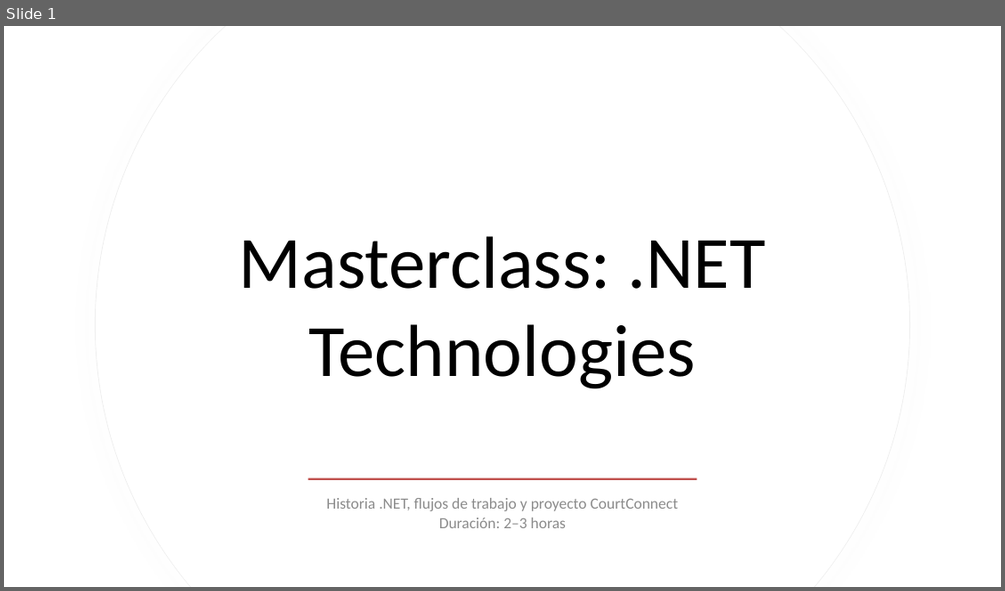
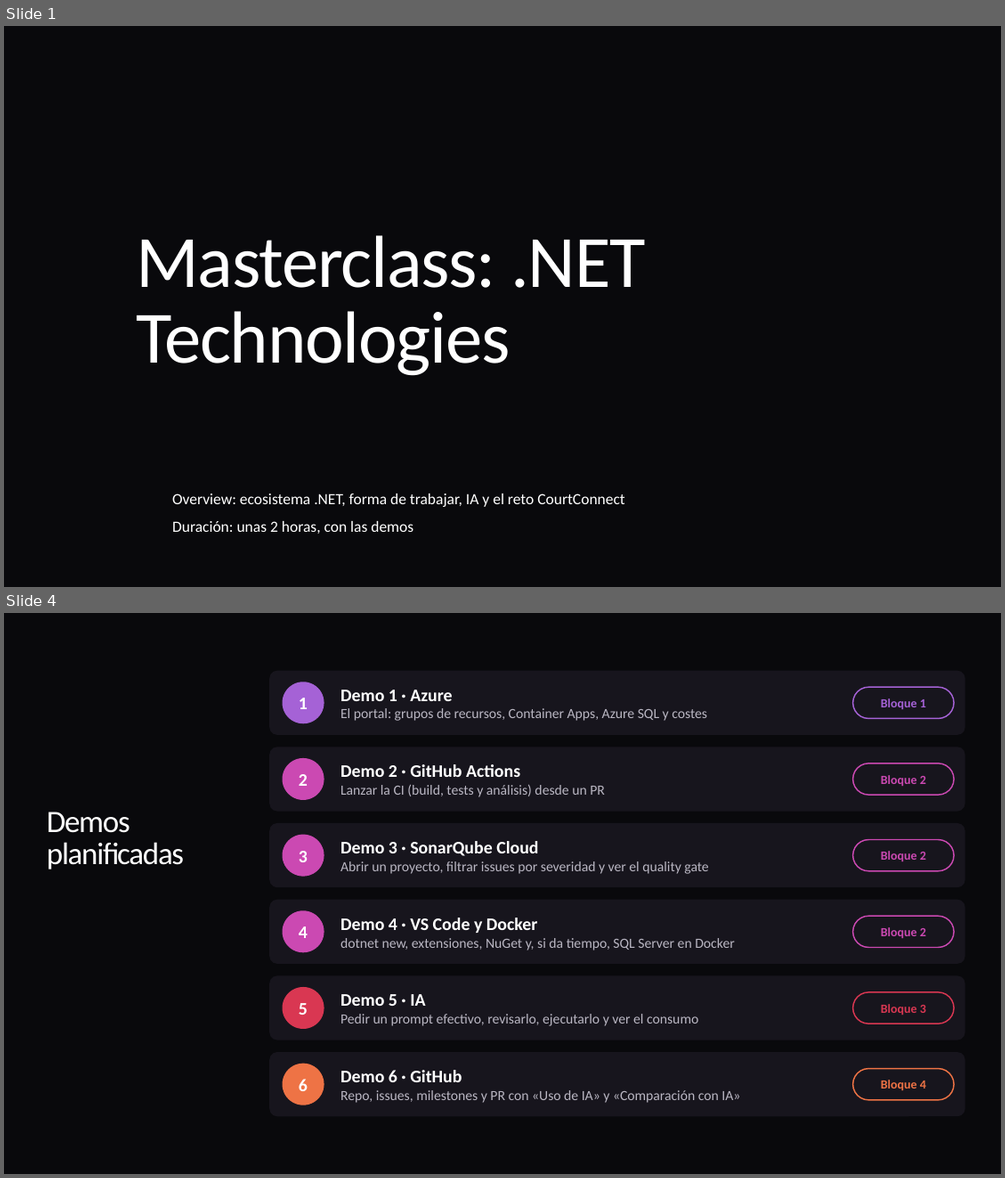
Before and after one commit to ybenzina/formacion-dotnet-junior, a slide deck: docs/masterclasses/masterclass-dotnet-technologies.pptx. Shown one above the other, each under a label of ours: slide 1 before the commit, slides 1 and 4 after it; the slides between them are not shown. The pictures are 1005x591 and 1005x1178 pixels, drawn with LibreOffice and Linux fonts; fonts in the diff are those of the drawing; background and template pictures are left out. Boxes give left, top, right and bottom in pixels: in the first picture for what was removed or moved away, otherwise in the second. Text is boxed around its words. In the diff, an @@ line names an element or a change of style, - is before the commit and + after.

Commit message:
doc: Masterclass .NET Technologies (#48)
* Concretiza ramas de trabajo y actualiza documentación de masterclass general

* Acutaliza ejercicios planteando migración a net11 en parte III

---------

```diff
--- a/docs/masterclasses/masterclass-dotnet-technologies.pptx
+++ b/docs/masterclasses/masterclass-dotnet-technologies.pptx
@@ slide 4 added at box(4, 613, 1001, 1174), background #09090C @@
@@ rounded rectangle added at box(269, 671, 965, 735), fill #17151D @@
@@ ellipse added at box(283, 682, 324, 723), fill #A562D6, 17 pt, text #FFFFFF, bold @@
+1
@@ text added at box(340, 690, 707, 721), 13.5 pt, text #B9B6C2 @@
+Demo 1 · Azure
+El portal: grupos de recursos, Container Apps, Azure SQL y costes
@@ rounded rectangle added at box(853, 687, 954, 718), outline #A562D6 1.25 pt, 12 pt, text #A562D6, bold @@
+Bloque 1
@@ rounded rectangle added at box(269, 747, 965, 811), fill #17151D @@
@@ ellipse added at box(283, 758, 324, 800), fill #CB49B2, 17 pt, text #FFFFFF, bold @@
+2
@@ text added at box(340, 764, 605, 797), 13.5 pt, text #B9B6C2 @@
+Demo 2 · GitHub Actions
+Lanzar la CI (build, tests y análisis) desde un PR
@@ rounded rectangle added at box(853, 763, 954, 795), outline #CB49B2 1.25 pt, 12 pt, text #CB49B2, bold @@
+Bloque 2
@@ title added at box(47, 811, 184, 869), 30 pt, text #FFFFFF @@
+Demos planificadas
@@ rounded rectangle added at box(269, 823, 965, 887), fill #17151D @@
@@ ellipse added at box(283, 835, 324, 876), fill #CB49B2, 17 pt, text #FFFFFF, bold @@
+3
@@ text added at box(340, 841, 708, 874), 13.5 pt, text #B9B6C2 @@
+Demo 3 · SonarQube Cloud
+Abrir un proyecto, filtrar issues por severidad y ver el quality gate
@@ rounded rectangle added at box(853, 840, 954, 871), outline #CB49B2 1.25 pt, 12 pt, text #CB49B2, bold @@
+Bloque 2
@@ rounded rectangle added at box(269, 900, 965, 964), fill #17151D @@
@@ ellipse added at box(283, 910, 324, 952), fill #CB49B2, 17 pt, text #FFFFFF, bold @@
+4
@@ text added at box(340, 917, 734, 950), 13.5 pt, text #B9B6C2 @@
+Demo 4 · VS Code y Docker
+dotnet new, extensiones, NuGet y, si da tiempo, SQL Server en Docker
@@ rounded rectangle added at box(853, 916, 954, 948), outline #CB49B2 1.25 pt, 12 pt, text #CB49B2, bold @@
+Bloque 2
@@ rounded rectangle added at box(269, 976, 965, 1040), fill #17151D @@
@@ ellipse added at box(283, 987, 324, 1029), fill #D93752, 17 pt, text #FFFFFF, bold @@
+5
@@ text added at box(340, 994, 698, 1026), 13.5 pt, text #B9B6C2 @@
+Demo 5 · IA
+Pedir un prompt efectivo, revisarlo, ejecutarlo y ver el consumo
@@ rounded rectangle added at box(853, 992, 954, 1023), outline #D93752 1.25 pt, 12 pt, text #D93752, bold @@
+Bloque 3
@@ rounded rectangle added at box(269, 1052, 965, 1116), fill #17151D @@
@@ ellipse added at box(283, 1063, 324, 1105), fill #EE7345, 17 pt, text #FFFFFF, bold @@
+6
@@ text added at box(340, 1070, 740, 1103), 13.5 pt, text #B9B6C2 @@
+Demo 6 · GitHub
+Repo, issues, milestones y PR con «Uso de IA» y «Comparación con IA»
@@ rounded rectangle added at box(853, 1069, 954, 1100), outline #EE7345 1.25 pt, 12 pt, text #EE7345, bold @@
+Bloque 4
@@ slide 1 changed as well @@
@@ background #FFFFFF to picture (left out) @@
@@ freeform shape removed at box(96, 26, 909, 587) @@
@@ freeform shape removed at box(96, 26, 909, 587) @@
@@ title "Masterclass: .NET Technologies" at box(136, 235, 645, 376): text colour #000000 to #FFFFFF, letter spacing 0 to -1.1 pt; alignment centre to left; line spacing 1 to 0.85 @@
@@ rectangle removed at box(308, 477, 697, 480) @@
@@ subtitle at box(172, 493, 625, 533): text changed; text colour #8C8C8C to #FFFFFF @@
-Historia .NET, flujos de trabajo y proyecto CourtConnect
-Duración: 2–3 horas
+Overview: ecosistema .NET, forma de trabajar, IA y el reto CourtConnect
+Duración: unas 2 horas, con las demos
```
Also in this commit, not shown: 8 other slides changed, 35 other slides added, 16 slides removed, 14 other files.
